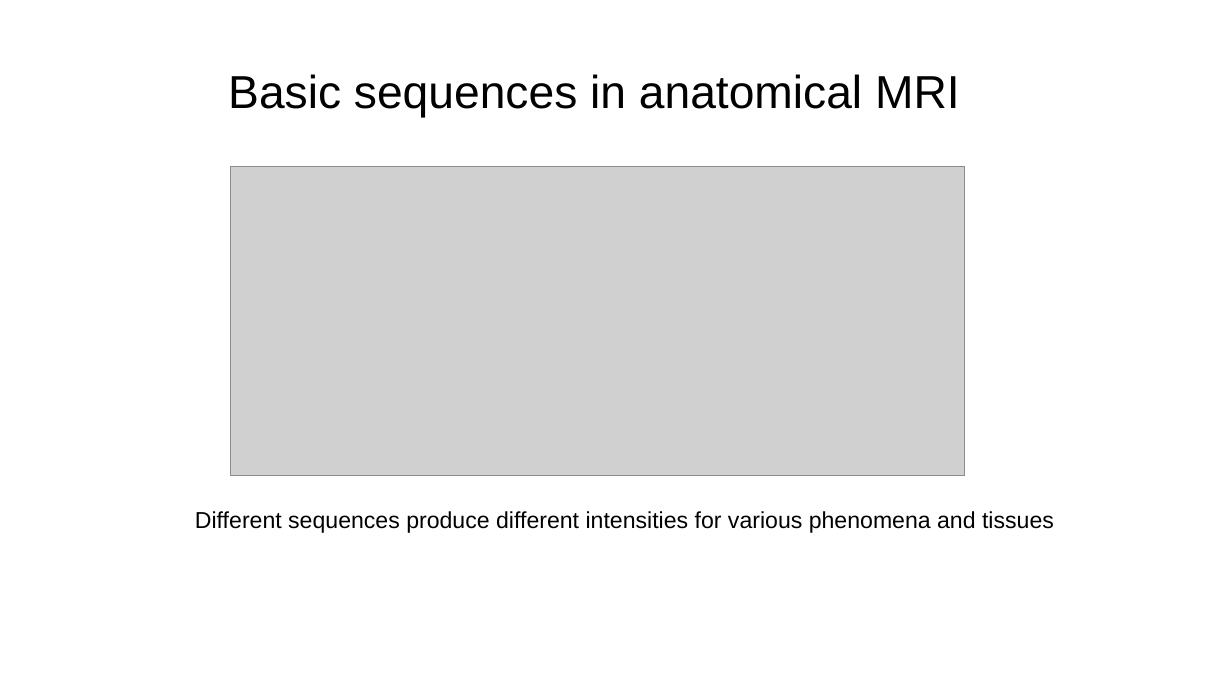
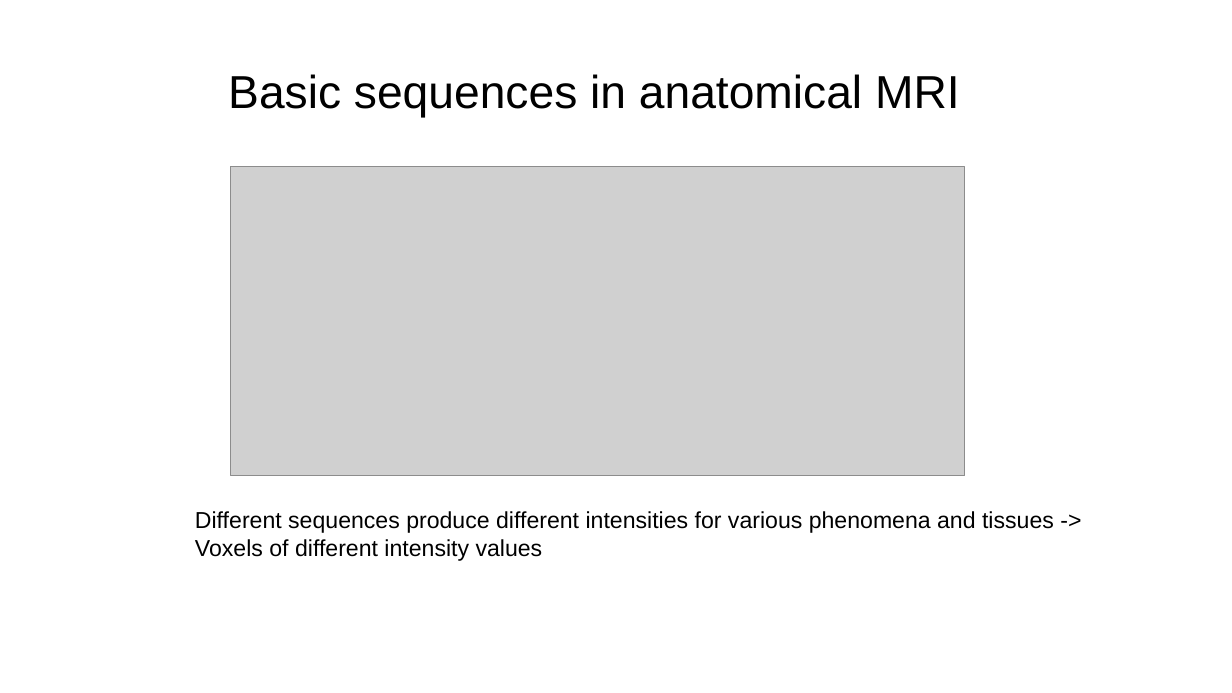
Before and after one commit to esciencecenter-digital-skills/medical-image-processing-materials, a slide deck: slide 4 of presentations/mri_lecture.pptx. Drawn at 1232x693 pixels with LibreOffice and Linux fonts; fonts in the diff are those of the drawing; grey boxes stand for pictures; background and template pictures are left out. Boxes give left, top, right and bottom in pixels: in the first picture for what was removed or moved away, otherwise in the second. Text is boxed around its words. In the diff, an @@ line names an element or a change of style, - is before the commit and + after.

```diff
--- a/presentations/mri_lecture.pptx
+++ b/presentations/mri_lecture.pptx
@@ text at (195,511,1054,561): text changed @@
-Different sequences produce different intensities for various phenomena and tissues
+Different sequences produce different intensities for various phenomena and tissues ->
+Voxels of different intensity values
```
Also in this commit, not shown: 2 other slides changed.
